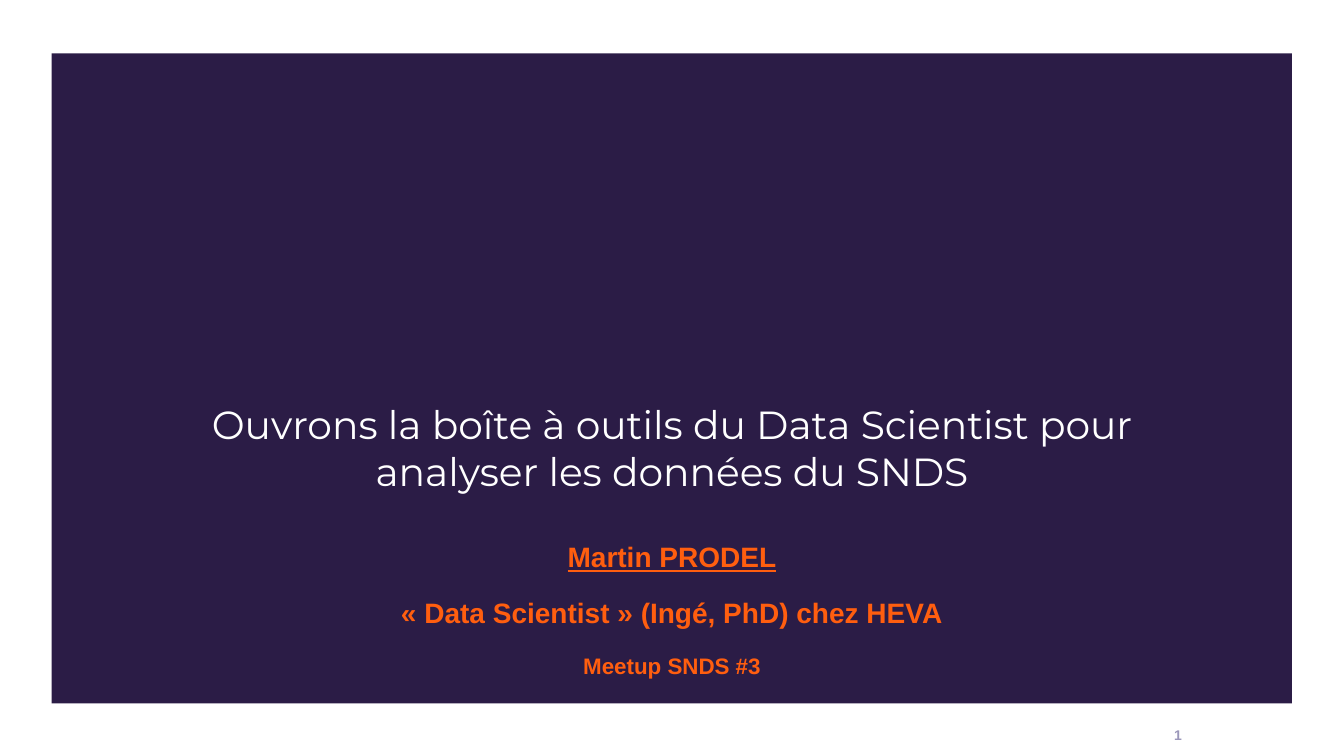
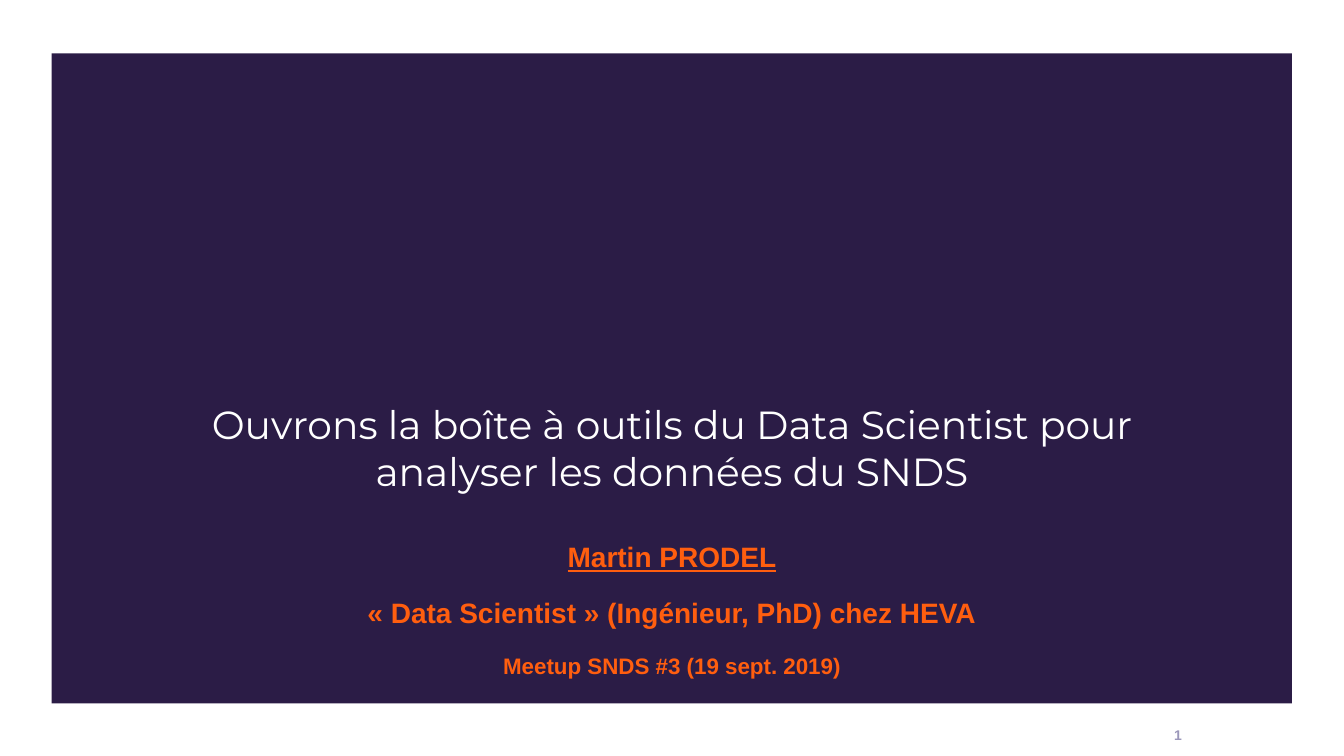
Before and after one commit to indsante/Documentation-SNDS, a slide deck: slide 1 of files/presentations/meetup-snds3/2019.09.19_Heva_Boite-a-outil-data-scientist_MPL-2.0.pptx. Drawn at 1344x756 pixels with LibreOffice and Linux fonts; fonts in the diff are those of the drawing; background and template pictures are left out. Boxes give left, top, right and bottom in pixels: in the first picture for what was removed or moved away, otherwise in the second. Text is boxed around its words. In the diff, an @@ line names an element or a change of style, - is before the commit and + after.

```diff
--- a/files/presentations/meetup-snds3/2019.09.19_Heva_Boite-a-outil-data-scientist_MPL-2.0.pptx
+++ b/files/presentations/meetup-snds3/2019.09.19_Heva_Boite-a-outil-data-scientist_MPL-2.0.pptx
@@ text at box(391, 602, 976, 679): text changed @@
-« Data Scientist » (Ingé, PhD) chez HEVA
-Meetup SNDS #3
+« Data Scientist » (Ingénieur, PhD) chez HEVA
+Meetup SNDS #3 (19 sept. 2019)
```
Also in this commit, not shown: 9 other slides changed.
